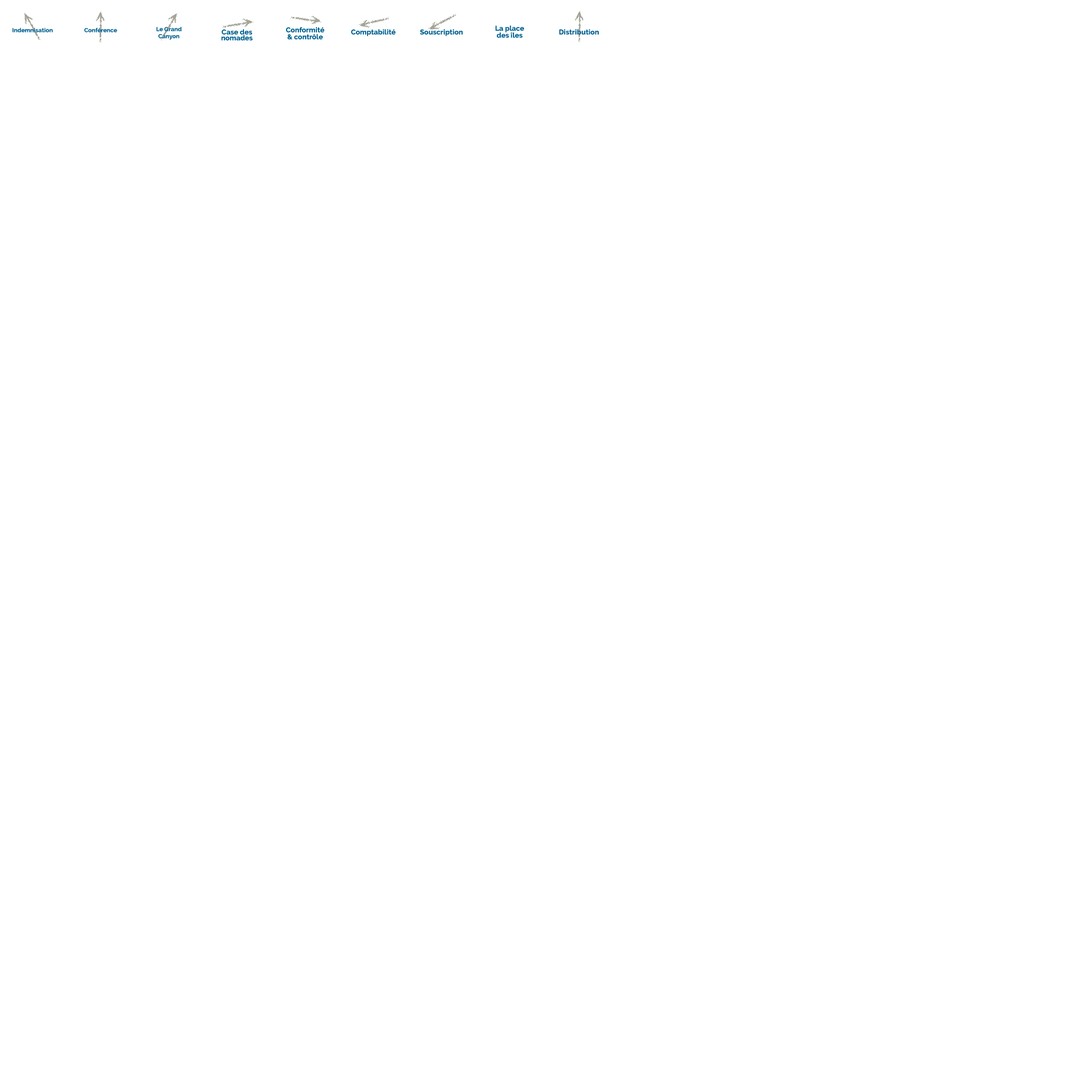
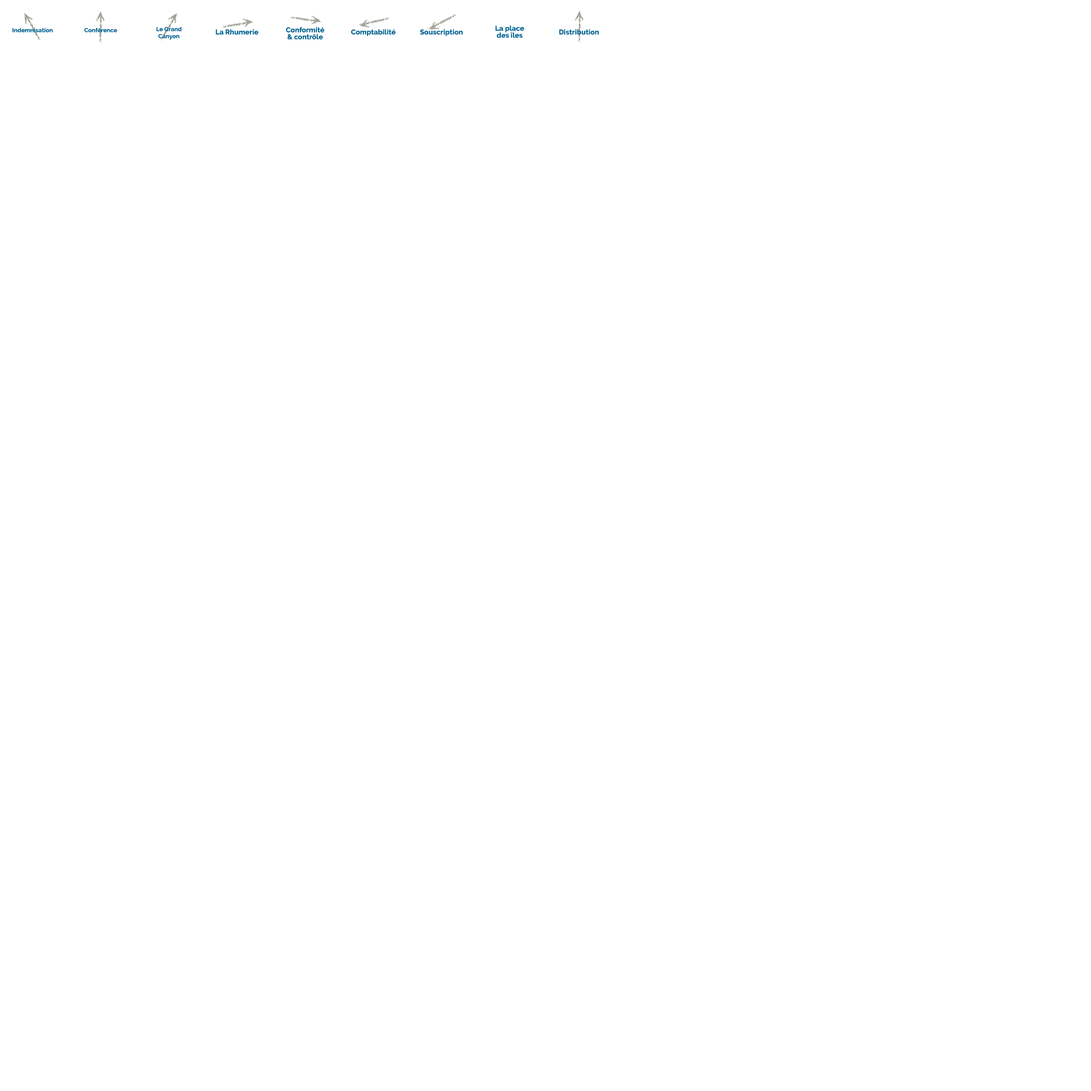
Comparing the layer stacks of the two 1091 x 1091 images. Changes:
renamed "Case des nomades" to "La Rhumerie", painted on it over [215, 29, 259, 41]
